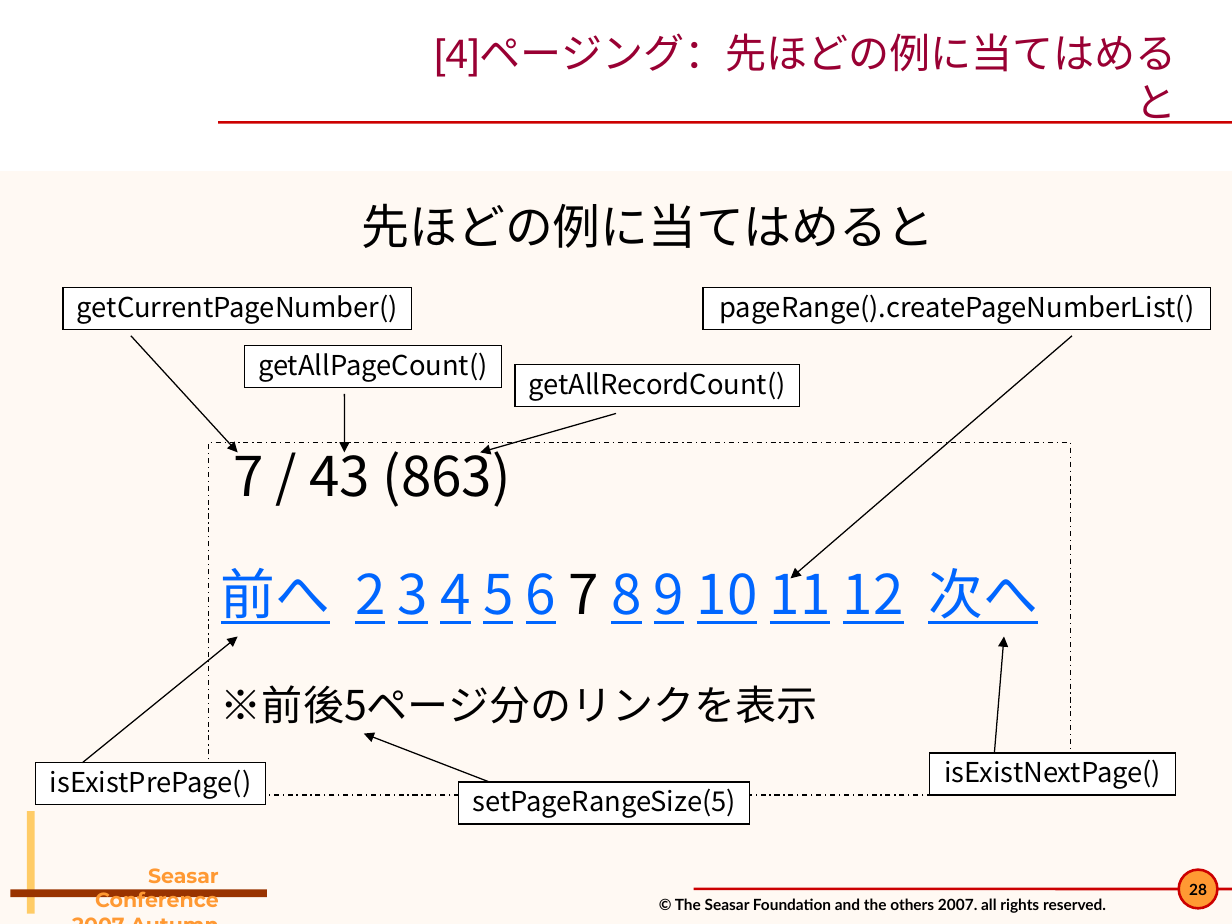
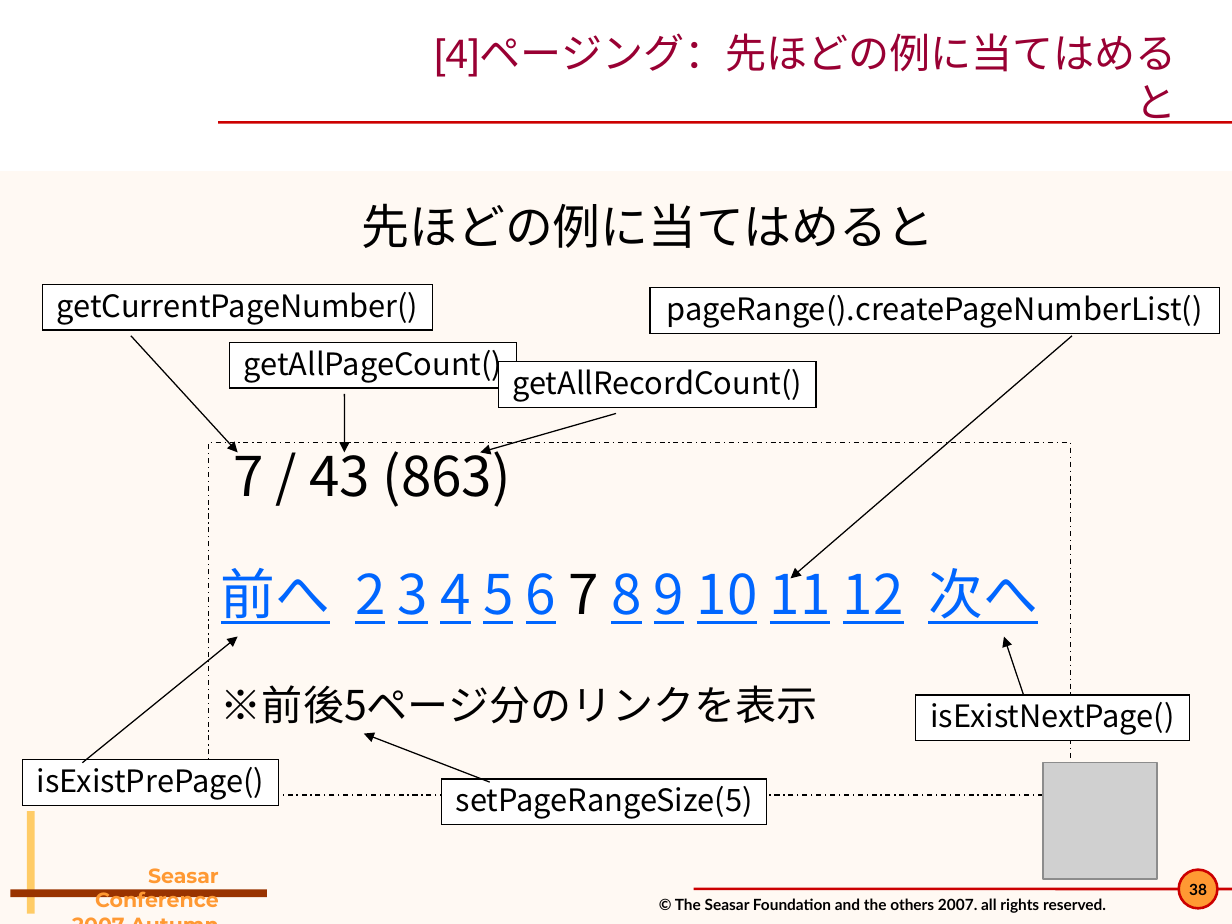
Before and after one commit to seasarorg/dbflute, a slide deck: slide 38 of dbflute/etc/doc/pres/sc2007a_2-DBFlute.ppt (slide 28 before the commit). Drawn at 1232x924 pixels with LibreOffice and Linux fonts; fonts in the diff are those of the drawing; grey boxes stand for pictures; background and template pictures are left out. Boxes give left, top, right and bottom in pixels: in the first picture for what was removed or moved away, otherwise in the second. Text is boxed around its words. In the diff, an @@ line names an element or a change of style, - is before the commit and + after.

```diff
--- a/dbflute/etc/doc/pres/sc2007a_2-DBFlute.ppt
+++ b/dbflute/etc/doc/pres/sc2007a_2-DBFlute.ppt
@@ rectangle "getCurrentPageNumber()": place and size @@
-rectangle "getCurrentPageNumber()" at [63,287,411,329]
+rectangle "getCurrentPageNumber()" at [42,285,432,330]
@@ rectangle "pageRange().createPageNumberList()": place and size @@
-rectangle "pageRange().createPageNumberList()" at [703,287,1211,329]
+rectangle "pageRange().createPageNumberList()" at [650,287,1220,333]
@@ rectangle "getAllPageCount()": place and size @@
-rectangle "getAllPageCount()" at [244,346,501,388]
+rectangle "getAllPageCount()" at [229,342,516,388]
@@ rectangle "getAllRecordCount()": place and size @@
-rectangle "getAllRecordCount()" at [515,365,800,407]
+rectangle "getAllRecordCount()" at [499,362,817,408]
@@ arrow moved from (994, 753) - (1004, 637) to (1024, 695) - (1004, 637) @@
@@ size 16 to 18 pt in 7 elements at [499,362,817,408], [42,285,432,330], [22,759,278,804], [229,342,516,388], [442,779,768,824], [650,287,1220,333], [915,695,1190,740] @@
@@ rectangle "isExistNextPage()": place and size @@
-rectangle "isExistNextPage()" at [930,753,1177,795]
+rectangle "isExistNextPage()" at [915,695,1190,740]
@@ rectangle "isExistPrePage()": place and size @@
-rectangle "isExistPrePage()" at [36,763,266,804]
+rectangle "isExistPrePage()" at [22,759,278,804]
@@ rectangle "setPageRangeSize(5)": place and size @@
-rectangle "setPageRangeSize(5)" at [458,782,749,824]
+rectangle "setPageRangeSize(5)" at [442,779,768,824]
@@ picture added at [1044,763,1158,878] @@
@@ page number at [1189,883,1207,895]: text changed @@
-28
+38
```
Also in this commit, not shown: 28 other slides changed, 15 slides added, 1 slide removed, 15 other files.
